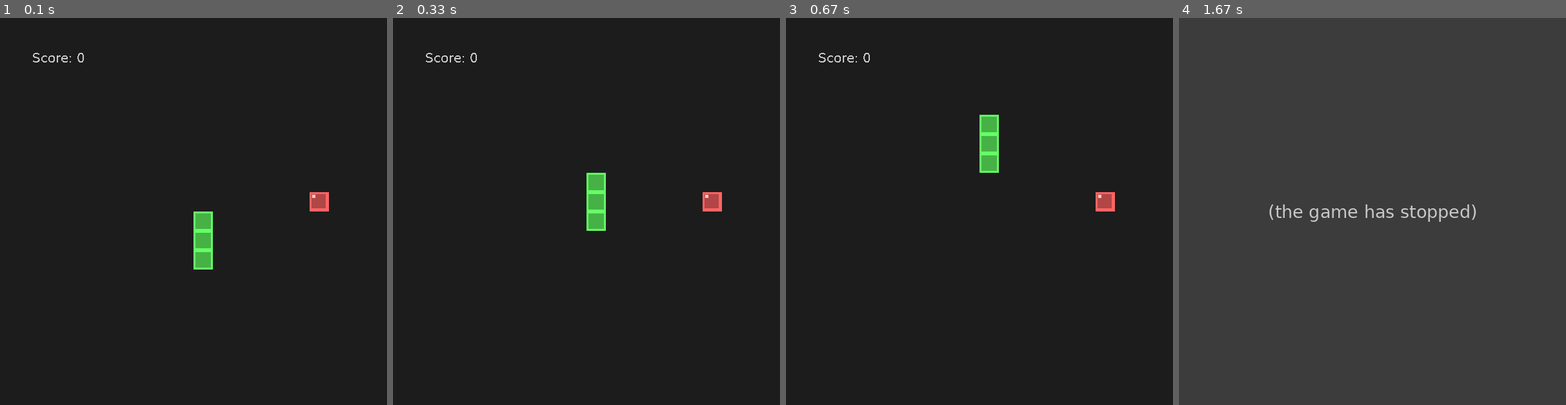
Above: before the commit, frames 1-4 (left to right).
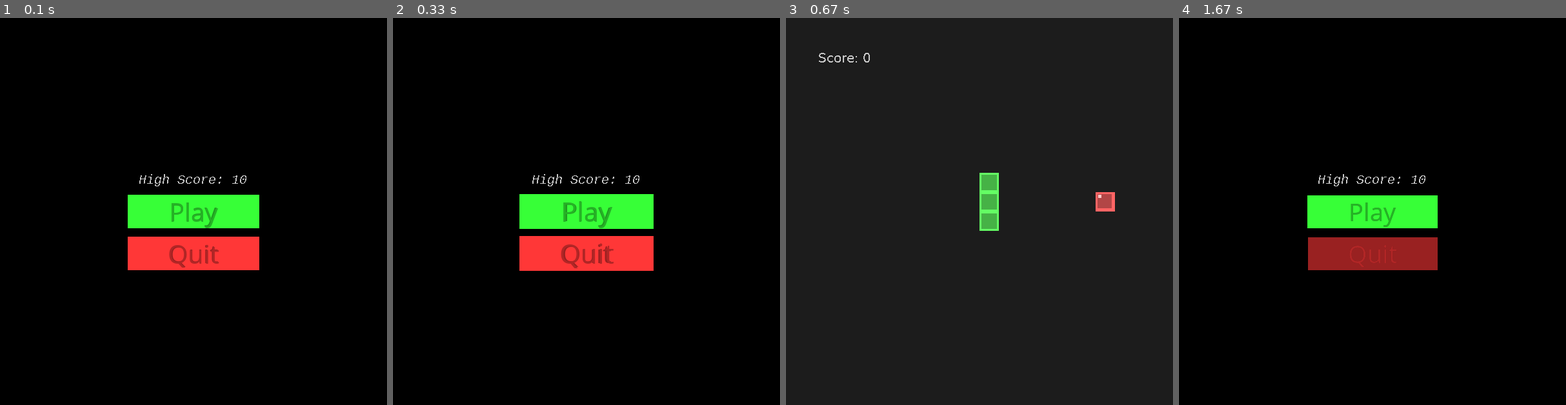
Above: after the commit, the same moments.

Repository: PerronBr826/pygame-snake-getit
Game: pygame game, started from main.py
Two runs of this game, one before a commit and one after it. Both use one fixed random seed, a clock stepped at 60 frames per second and the inputs below.
Inputs (mouse positions are in pixels of both pictures, inside the frame that each line leads up to):
- Up to frame 1 (0.1 s): no input
- Up to frame 2 (0.33 s): no input
- Up to frame 3 (0.67 s): click (979, 211) at 0.38 s
- Up to frame 4 (1.67 s): hold Esc 0.67-1.13 s; hold Right 0.67-1.13 s; move the mouse to (1372, 234) at 0.7 s; click "Quit" at 1.22 s

The runs differ from the first frame. In frame 1, 100% of the frame differs, in the area x 0-100%, y 0-100%; in frame 2, 100%; in frame 3, 1.5%; in frame 4, 100%.
Before the commit the program exited at 0.87 s; later frames show no game.

Commit message:
added funny

Diff:
--- a/main.py
+++ b/main.py
@@ -5,6 +5,8 @@
 import config # Import the config module
 import random
 import draw # Import the drawing module
+
+# Highscore (fake)
 
 # Color constants (RGB)
 WHITE = (200, 200, 200)
@@ -23,7 +25,7 @@
 TITLE = "Pygame Template"
 
 # Frame rate (frames per second)
-FPS = 8
+FPS = 60
 
 def init_game():
     pygame.init()
@@ -33,74 +35,203 @@
     pygame.display.set_caption(TITLE)
     return screen
 
-
 def main():
-    screen = init_game()
+    print("hi")
+    run_menu()
+
+def run_menu():
+    high_score = 10
+
     clock = pygame.time.Clock() # Initialize the clock here
     running = True
 
-    # Game Variables
-    CELL_SIZE = 30
-    direction = "Up"
-    high_score = 120
-    score = 0
-
-    def move_apple():
-        return [random.randint(0, (WINDOW_WIDTH // CELL_SIZE) - 2) * CELL_SIZE, random.randint(0, (WINDOW_WIDTH // CELL_SIZE) - 2) * CELL_SIZE]
-
-
-    snake_pos = [[int(WINDOW_WIDTH // 2), int(WINDOW_HEIGHT // 2)]]
-    for segment in range(2):
-        snake_pos.append([int(WINDOW_WIDTH / 2), int(WINDOW_HEIGHT / 2) + CELL_SIZE * (segment + 1)])
-
-    # Establish Debris
-    debris = []
-
-    # Define Apple Position
-    apple_position = move_apple()
-
-    # Load Sounds
-    sound1 = pygame.mixer.Sound("Sounds/coins.ogg")
-    sound2 = pygame.mixer.Sound("Sounds/windowbreak.ogg")
-    gameover = pygame.mixer.Sound("Sounds/gameover.ogg")
-    scream = pygame.mixer.Sound("Sounds/screammale.ogg")
-
-    # Set Volume for Sounds
-    sound1.set_volume(1)
-    sound2.set_volume(1)
-    gameover.set_volume(1)
-    scream.set_volume(1)
-
-    # Load Music
-    pygame.mixer.music.load("game_weak.ogg")
-    pygame.mixer.music.set_volume(0.5)
-    pygame.mixer.music.play(-1)
+    # Menu Button Dimensions
+    BUTTON_WIDTH = 200
+    BUTTON_HEIGHT = 50
+
+
+    buttons = [{"text" : "Play", "hover" : 0, "color" : (55,255,55), "purpose" : "play"},
+               {"text" : "Quit", "hover" : 0, "color" : (255,55,55), "purpose" : "close"},
+               ]
+
+    screen = init_game()
+
+    try:
+        pygame.mixer.music.load("game_weak.ogg")
+        pygame.mixer.music.set_volume(0.5)
+        pygame.mixer.music.play(-1)
+    except:
+        print("Music did not load. D:")
 
     while running:
-        interior_offset = (CELL_SIZE * 0.1)
-        screen.fill(BLACK) # Use color from config
-
-        # Draw Apple
-        draw.draw_rect(screen, RED, apple_position, CELL_SIZE, CELL_SIZE)
-        draw.draw_rect(screen, draw.darken_color(RED, 0.7), [apple_position[0] + interior_offset, apple_position[1] + interior_offset], CELL_SIZE - interior_offset*2.6, CELL_SIZE - interior_offset*2.6)
-        draw.draw_rect(screen, [255,200,200], [apple_position[0] + interior_offset * 1.666, apple_position[1] + interior_offset * 1.666], 5, 5)
-
-        # Draw Snake
-        for segment in snake_pos:
-            draw.draw_rect(screen, GREEN, segment, CELL_SIZE, CELL_SIZE)
-            interior_offset = (CELL_SIZE * 0.1)
-            draw.draw_rect(screen, draw.darken_color(GREEN, 0.7), [segment[0] + interior_offset, segment[1] + interior_offset], CELL_SIZE - interior_offset*2, CELL_SIZE - interior_offset*2)
-
-        # Draw Score
-        draw.draw_text(screen, (50, 50), f"Score: {score}", 20, font_color=WHITE)
-
-        # Check Events
         for event in pygame.event.get():
             if event.type == pygame.QUIT:
                 running = False
             elif event.type == pygame.KEYDOWN:
                 if event.key == pygame.K_ESCAPE:
                     running = False
+            elif event.type == pygame.MOUSEBUTTONDOWN:
+                button_i = 0
+                for button in buttons:
+                    button_x = WINDOW_WIDTH // 2
+                    button_y = WINDOW_HEIGHT // 2 + (65 * button_i)
+                    faux_buttonx = BUTTON_WIDTH + button["hover"]
+                    faux_buttony = BUTTON_HEIGHT + button["hover"] / 2
+
+                    button_box = pygame.Rect(button_x - faux_buttonx / 2, button_y - faux_buttony / 2, faux_buttonx, faux_buttony)
+
+                    if button_box.collidepoint(event.pos):
+                        button["hover"] = 0
+                        if button["purpose"] == "close":
+                            running = False
+                        if button["purpose"] == "play":
+                            high_score = run_snake_game(high_score)
+
+                    button_i += 1
+
+
+        screen.fill((0,0,0)) # DO NOT Use color from config
+
+        mouse_x, mouse_y = pygame.mouse.get_pos()
+        button_i = 0
+
+        draw.draw_text(screen, ((WINDOW_WIDTH // 2 - 85), WINDOW_HEIGHT * 0.4), f"High Score: {high_score}", 20, font_color=WHITE, font_name="LiberationMono-Italic.ttf")
+
+        for button in buttons:
+            button_x =  WINDOW_WIDTH // 2
+            button_y = WINDOW_HEIGHT // 2 + (65 * button_i)
+
+            faux_buttonx = BUTTON_WIDTH + button["hover"]
+            faux_buttony = BUTTON_HEIGHT + button["hover"] / 2
+
+            original_color = button["color"]
+
+            button_box = pygame.Rect(button_x - faux_buttonx / 2, button_y - faux_buttony / 2, faux_buttonx, faux_buttony)
+
+
+
+            if button_box.collidepoint(mouse_x, mouse_y):
+                button_color = draw.darken_color(button["color"], 0.6)
+                button["hover"] = pygame.math.clamp((button["hover"] + 1) * 1.2, 0, 30)
+
+            else:
+                button_color = original_color
+                button["hover"] = pygame.math.clamp((button["hover"] + 1) * 0.9, 0, 30)
+
+
+            button_font = pygame.font.SysFont("Comic Sans MS", round(pygame.math.clamp((40 + button["hover"] * 0.3), 40, 76)))
+            button_font2 = pygame.font.SysFont("Comic Sans MS", round(pygame.math.clamp((40 + button["hover"] * 0.6), 40, 76)))
+
+            button_label = button_font.render(button["text"], True, draw.darken_color(button_color, 0.6))
+            button_label2 = button_font2.render(button["text"], True, draw.darken_color(original_color, 0.7))
+
+            faux_buttonx = BUTTON_WIDTH + button["hover"]
+            faux_buttony = BUTTON_HEIGHT + button["hover"] / 2
+
+            button_box.size = [faux_buttonx, faux_buttony]
+            button_box.center = [button_x, button_y]
+
+            text_rect = button_label.get_rect()
+            text_rect.center = button_box.center
+
+            text_rect2 = button_label2.get_rect()
+            text_rect2.center = button_box.center
+
+
+
+
+            pygame.draw.rect(screen, button_color, button_box)
+            screen.blit(button_label, text_rect)
+            screen.blit(button_label2, text_rect2)
+
+            button_i += 1
+
+        pygame.display.flip()
+        # Limit the frame rate to the specified frames per second (FPS)
+        clock.tick(FPS) # Use the clock to control the frame rate
+
+    pygame.time.delay(560)
+    pygame.quit()
+
+    sys.exit()
+
+
+def run_snake_game(high_score):
+    screen = init_game()
+    clock = pygame.time.Clock() # Initialize the clock here
+    game_running = True
+
+    # Game Variables
+    CELL_SIZE = 30
+    direction = "Up"
+    score = 0
+    speed = 20
+    tick = 0
+
+    def move_apple():
+        return [random.randint(0, (WINDOW_WIDTH // CELL_SIZE) - 2) * CELL_SIZE, random.randint(0, (WINDOW_WIDTH // CELL_SIZE) - 2) * CELL_SIZE]
+
+
+    snake_pos = [[int(WINDOW_WIDTH // 2), int(WINDOW_HEIGHT // 2)]]
+    for segment in range(2):
+        snake_pos.append([int(WINDOW_WIDTH / 2), int(WINDOW_HEIGHT / 2) + CELL_SIZE * (segment + 1)])
+
+    # Establish Debris
+    debris = []
+
+    # Define Apple Position
+    apple_position = move_apple()
+
+    # Load Sounds
+    sound1 = pygame.mixer.Sound("Sounds/coins.ogg")
+    sound2 = pygame.mixer.Sound("Sounds/windowbreak.ogg")
+    gameover = pygame.mixer.Sound("Sounds/gameover.ogg")
+    scream = pygame.mixer.Sound("Sounds/screammale.ogg")
+    itemcatch = pygame.mixer.Sound("Sounds/itemcatch.mp3")
+
+    # Set Volume for Sounds
+    sound1.set_volume(.25)
+    sound2.set_volume(.25)
+    gameover.set_volume(.25)
+    scream.set_volume(1)
+
+    # Try to Load Music
+    try:
+        pygame.mixer.music.unload()
+        pygame.mixer.music.load("game_intense.mp3")
+        pygame.mixer.music.set_volume(0.5)
+        pygame.mixer.music.play(-1)
+    except:
+        print("Music did not load. D:")
+
+    while game_running:
+        tick += 1
+        interior_offset = (CELL_SIZE * 0.1)
+        screen.fill(BLACK) # Use color from config
+
+        # Draw Apple
+        draw.draw_rect(screen, RED, apple_position, CELL_SIZE, CELL_SIZE)
+        draw.draw_rect(screen, draw.darken_color(RED, 0.7), [apple_position[0] + interior_offset, apple_position[1] + interior_offset], CELL_SIZE - interior_offset*2.6, CELL_SIZE - interior_offset*2.6)
+        draw.draw_rect(screen, [255,200,200], [apple_position[0] + interior_offset * 1.666, apple_position[1] + interior_offset * 1.666], 5, 5)
+
+        # Draw Snake
+        for segment in snake_pos:
+            draw.draw_rect(screen, GREEN, segment, CELL_SIZE, CELL_SIZE)
+            interior_offset = (CELL_SIZE * 0.1)
+            draw.draw_rect(screen, draw.darken_color(GREEN, 0.7), [segment[0] + interior_offset, segment[1] + interior_offset], CELL_SIZE - interior_offset*2, CELL_SIZE - interior_offset*2)
+
+        # Draw Score
+        draw.draw_text(screen, (50, 50), f"Score: {score}", 20, font_color=WHITE)
+        if score > high_score:
+            high_score = score
+
+        # Check Events
+        for event in pygame.event.get():
+            if event.type == pygame.QUIT:
+                game_running = False
+            elif event.type == pygame.KEYDOWN:
+                if event.key == pygame.K_ESCAPE:
+                    game_running = False
                 if event.key == pygame.K_w or event.key == pygame.K_UP and direction != "Down":
                     direction = "Up"
                 elif event.key == pygame.K_d or event.key == pygame.K_RIGHT and direction != "Left":
@@ -125,12 +256,13 @@
         new_segment[0] += movement[0]
         new_segment[1] += movement[1]
 
-        snake_pos.insert(0, new_segment)
-        print(f"snake_len {len(snake_pos)}, score {score}")
-        if len(snake_pos) - 1 < score + 3:
-            print("add")
-        else:
-            snake_pos.pop(-1)
+        if tick % 6 == 0:
+            snake_pos.insert(0, new_segment)
+            print(f"snake_len {len(snake_pos)}, score {score}")
+            if len(snake_pos) - 1 < score + 3:
+                print("add")
+            else:
+                snake_pos.pop(-1)
 
 
         # Apple Collision
@@ -144,22 +276,31 @@
         for segment in snake_pos:
                 if segment_i > 0:
                     if snake_pos[0][0] == segment[0] and snake_pos[0][1] == segment[1]:
-                        running = False
+                        game_running = False
                 else:
                     segment_i += 1
 
         # Wall Collision
         if snake_pos[0][0] >= WINDOW_WIDTH or snake_pos[0][0] < 0 or snake_pos[0][1] >= WINDOW_HEIGHT or snake_pos[0][1] < 0:
-            running = False
+            game_running = False
 
 
         pygame.display.flip()
         # Limit the frame rate to the specified frames per second (FPS)
         clock.tick(FPS) # Use the clock to control the frame rate
 
-    pygame.quit()
-
-    sys.exit()
+
+    scream.play()
+    pygame.mixer.music.unload()
+    pygame.time.delay(560)
+    scream.stop()
+    pygame.mixer.music.load("game_weak.ogg")
+    pygame.mixer.music.play(-1)
+
+    return high_score
+
+
+
 
 if __name__ == "__main__":
     main()
Not shown, added: Sounds/itemcatch.mp3
